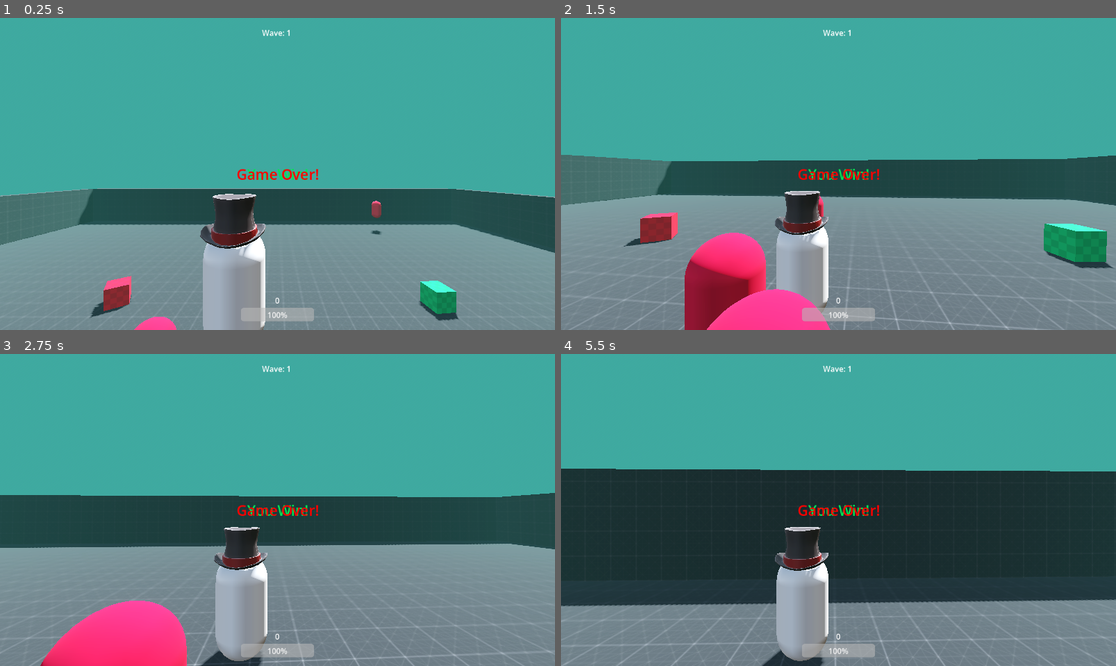
Above: before the commit, frames 1-4 (two rows, left to right).
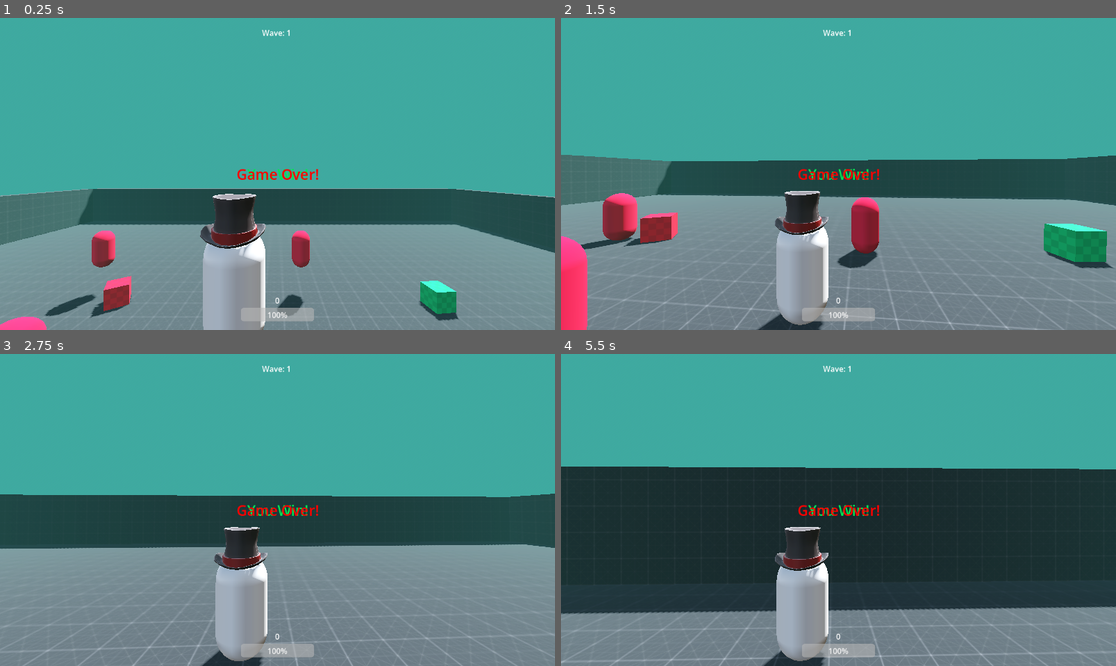
Above: after the commit, the same moments.

Repository: Just1n-Clark/tic-tac-attack
Game: Godot game, scene res://Scenes/Main.tscn
Two runs of this game, one before a commit and one after it. Both use one fixed random seed, a clock stepped at 60 frames per second and the inputs below.
Inputs (mouse positions are in pixels of both pictures, inside the frame that each line leads up to):
- Up to frame 1 (0.25 s): no input
- Up to frame 2 (1.5 s): move the mouse to (866, 174) at 0.52 s; hold W (forward) from 0.53 s (still down); tap Space (alt_attack) at 0.6 s; move the mouse to (810, 174) at 1.27 s; click (810, 174) at 1.35 s
- Up to frame 3 (2.75 s): keep holding W (forward); move the mouse to (288, 503) at 2.02 s; tap Shift (dash) at 2.1 s
- Up to frame 4 (5.5 s): keep holding W (forward); move the mouse to (832, 516) at 2.77 s; tap Space (alt_attack) at 2.85, 5.1 s; move the mouse to (877, 513) at 3.52 s; click (877, 513) at 3.6 s; move the mouse to (794, 506) at 4.27 s; tap Shift (dash) at 4.35 s; move the mouse to (844, 510) at 5.02 s

The runs differ from the first frame. In frame 1, 1.9% of the frame differs, in the area x 0-69%, y 58-100%; in frame 2, 8.7%, in the area x 0-58%, y 56-100%; in frame 3, 5.1%; in frame 4, 3.8%.

Commit message:
endgame states in global, really just a lazygit test

Diff:
--- a/Global.gd
+++ b/Global.gd
@@ -10,6 +10,9 @@
 var current_wave: int = 0;
 var enemy_count: int = 0;
 
+var game_win: bool = false;
+var game_over: bool = false;
+
 func add_score(amount: int):
 	score += amount;
 	score_updated.emit();
@@ -18,6 +21,7 @@
 	current_wave += 1;
 	wave_updated.emit();
 
+#region enemy_count
 func increment_enemy_count() -> void:
 	enemy_count += 1;
 
@@ -26,3 +30,4 @@
 
 	if enemy_count == 0:
 		all_enemies_dead.emit();
+#endregion
--- a/Scenes/Main.tscn
+++ b/Scenes/Main.tscn
@@ -217,6 +217,6 @@
 text = "Game Over!"
 label_settings = SubResource("LabelSettings_4kpch")
 
-[node name="Node" type="Node" parent="." unique_id=1728849347 node_paths=PackedStringArray("nav_region")]
+[node name="EnemySpawner" type="Node" parent="." unique_id=1728849347 node_paths=PackedStringArray("nav_region")]
 script = ExtResource("9_bmxlf")
 nav_region = NodePath("../NavigationRegion3D")
